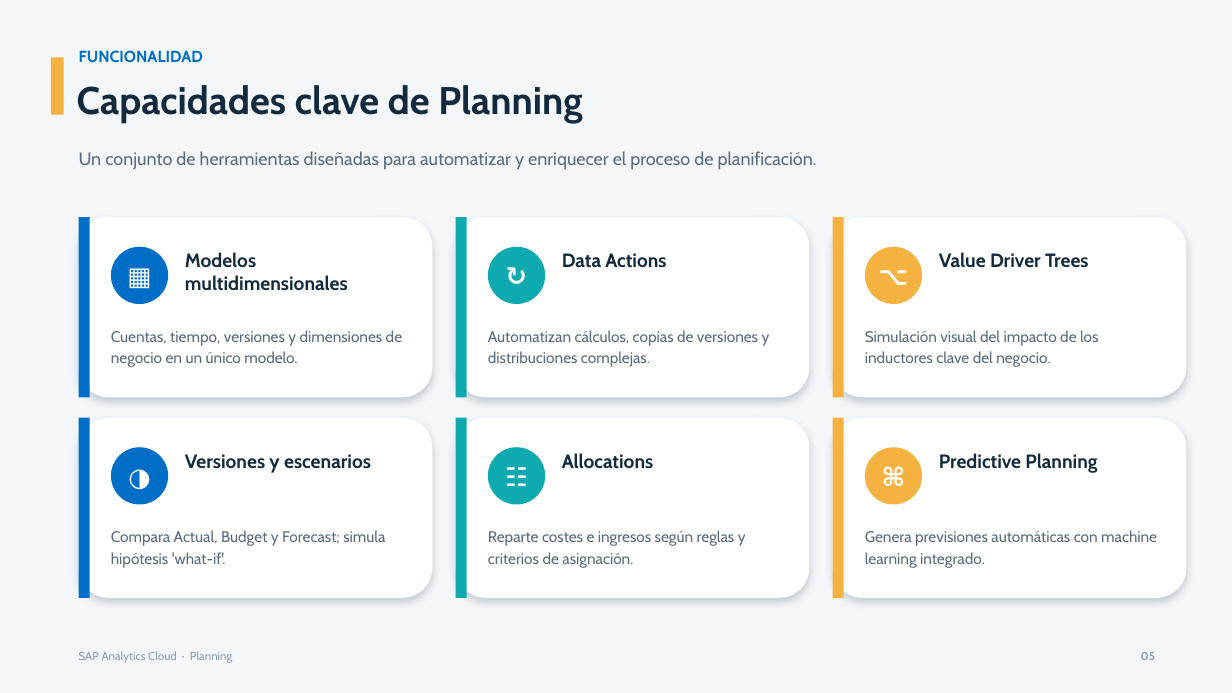
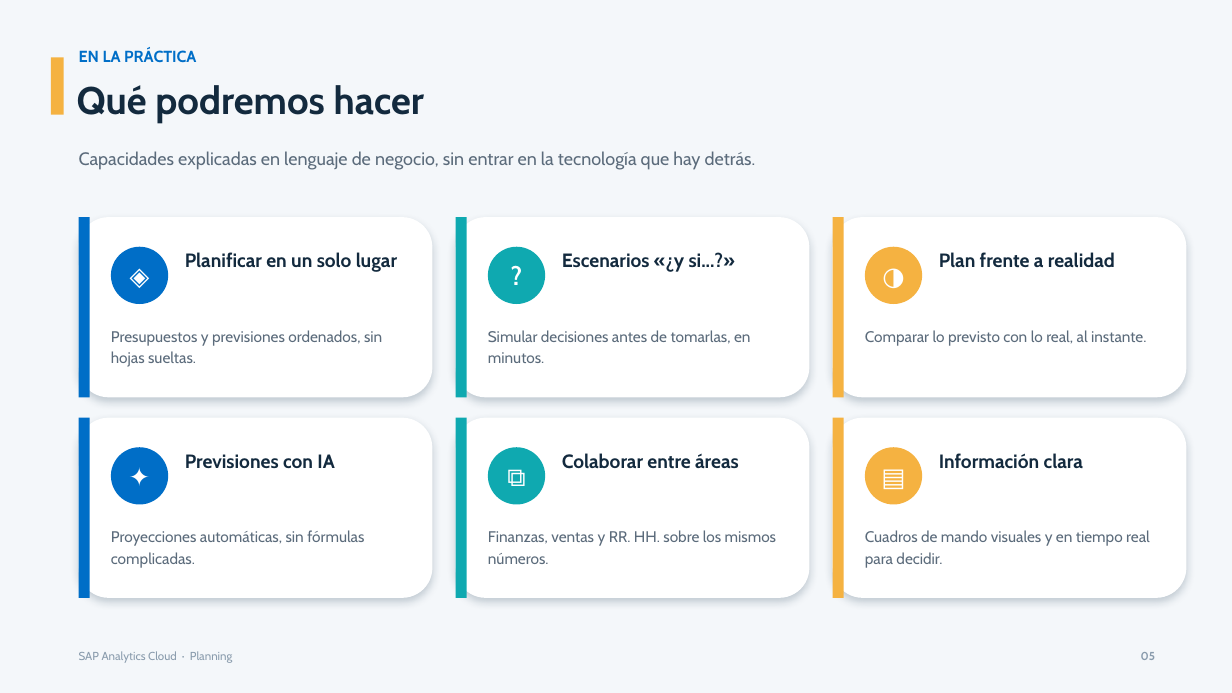
Before and after one commit to Johnmeg/Johnmeg, a slide deck: slide 6 of SAP_Analytics_Cloud_Planning.pptx. Drawn at 1232x693 pixels with LibreOffice and Linux fonts; fonts in the diff are those of the drawing. Boxes give left, top, right and bottom in pixels: in the first picture for what was removed or moved away, otherwise in the second. Text is boxed around its words. In the diff, an @@ line names an element or a change of style, - is before the commit and + after.

```diff
--- a/SAP_Analytics_Cloud_Planning.pptx
+++ b/SAP_Analytics_Cloud_Planning.pptx
@@ text at [79,48,196,63]: text changed @@
-FUNCIONALIDAD
+EN LA PRÁCTICA
@@ text at [77,85,424,123]: text changed @@
-Capacidades clave de Planning
+Qué podremos hacer
@@ text at [79,151,756,170]: text changed @@
-Un conjunto de herramientas diseñadas para automatizar y enriquecer el proceso de planificación.
+Capacidades explicadas en lenguaje de negocio, sin entrar en la tecnología que hay detrás.
@@ text at [111,247,168,304]: text changed @@
-▦
+◈
@@ text at [185,252,397,272]: text changed @@
-Modelos multidimensionales
+Planificar en un solo lugar
@@ text at [488,247,545,304]: text changed @@
-↻
+?
@@ text at [562,252,735,272]: text changed @@
-Data Actions
+Escenarios «¿y si...?»
@@ text at [865,247,922,304]: text changed @@
-⌥
+◑
@@ text at [939,252,1115,268]: text changed @@
-Value Driver Trees
+Plan frente a realidad
@@ text at [111,330,382,367]: text changed @@
-Cuentas, tiempo, versiones y dimensiones de negocio en un único modelo.
+Presupuestos y previsiones ordenados, sin hojas sueltas.
@@ text at [488,330,750,363]: text changed @@
-Automatizan cálculos, copias de versiones y distribuciones complejas.
+Simular decisiones antes de tomarlas, en minutos.
@@ text at [865,330,1146,346]: text changed @@
-Simulación visual del impacto de los inductores clave del negocio.
+Comparar lo previsto con lo real, al instante.
@@ text at [111,447,168,505]: text changed @@
-◑
+✦
@@ text at [488,447,545,505]: text changed @@
-☷
+⧉
@@ text at [865,447,922,505]: text changed @@
-⌘
+▤
@@ text at [185,454,334,468]: text changed @@
-Versiones y escenarios
+Previsiones con IA
@@ text at [562,453,739,469]: text changed @@
-Allocations
+Colaborar entre áreas
@@ text at [939,453,1083,469]: text changed @@
-Predictive Planning
+Información clara
@@ text at [111,530,364,568]: text changed @@
-Compara Actual, Budget y Forecast; simula hipótesis 'what-if'.
+Proyecciones automáticas, sin fórmulas complicadas.
@@ text at [488,530,776,564]: text changed @@
-Reparte costes e ingresos según reglas y criterios de asignación.
+Finanzas, ventas y RR. HH. sobre los mismos números.
@@ text at [865,530,1150,568]: text changed @@
-Genera previsiones automáticas con machine learning integrado.
+Cuadros de mando visuales y en tiempo real para decidir.
```
Also in this commit, not shown: 7 other slides changed, 2 slides added, 2 slides removed, 1 other file.
